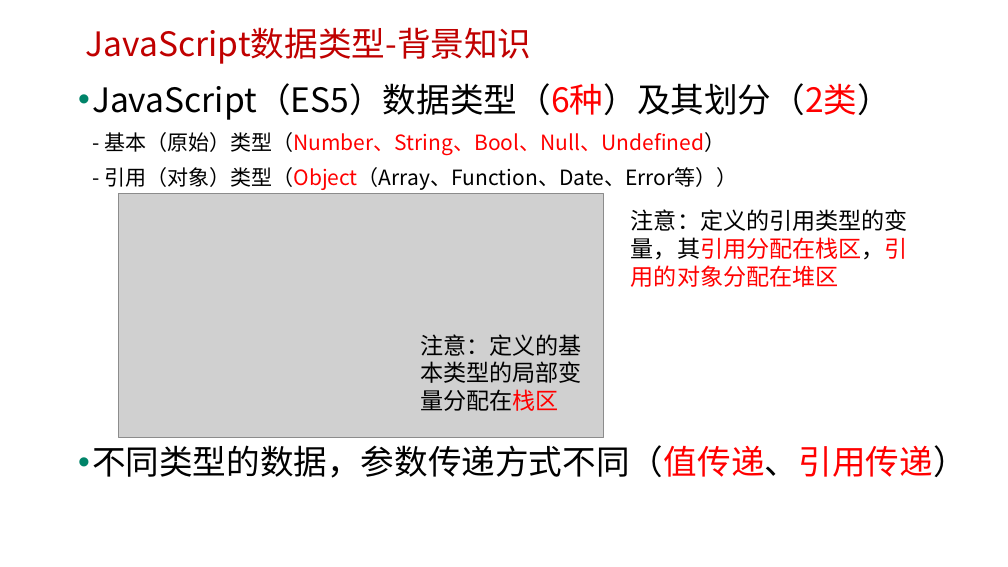
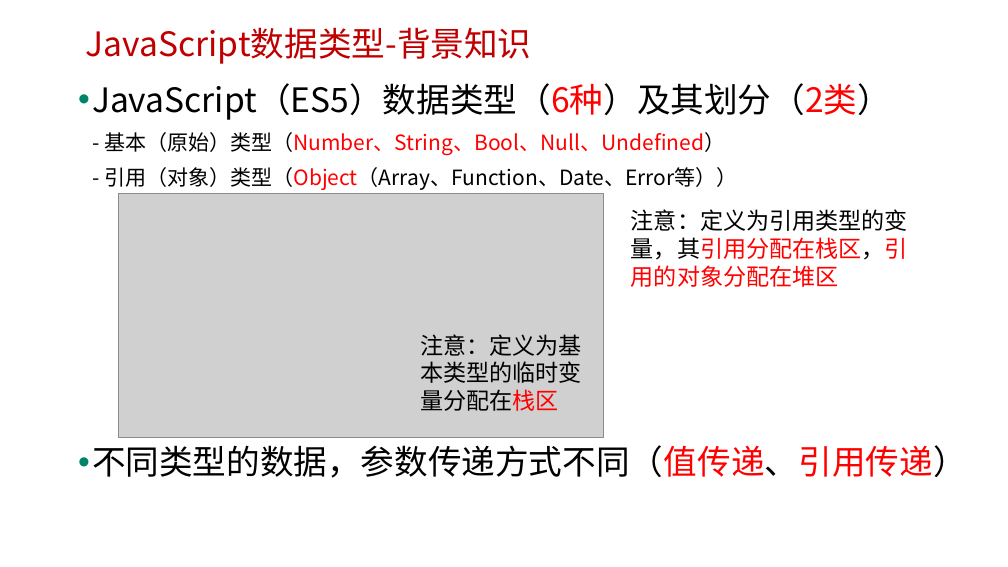
Before and after one commit to edu2act/course-javascript-advanced, a slide deck: slide 11 of 课程PPT/04.JavaScript函数进阶一（2、函数及函数参数 3、JS预解析）.pptx. Drawn at 1008x567 pixels with LibreOffice and Linux fonts; fonts in the diff are those of the drawing; grey boxes stand for pictures; background and template pictures are left out. Boxes give left, top, right and bottom in pixels: in the first picture for what was removed or moved away, otherwise in the second. Text is boxed around its words. In the diff, an @@ line names an element or a change of style, - is before the commit and + after.

```diff
--- a/课程PPT/04.JavaScript函数进阶一（2、函数及函数参数 3、JS预解析）.pptx
+++ b/课程PPT/04.JavaScript函数进阶一（2、函数及函数参数 3、JS预解析）.pptx
@@ text at [631, 209, 908, 287]: text changed @@
-注意：定义的引用类型的变量，其引用分配在栈区，引用的对象分配在堆区
+注意：定义为引用类型的变量，其引用分配在栈区，引用的对象分配在堆区
@@ text at [420, 334, 581, 411]: text changed @@
-注意：定义的基本类型的局部变量分配在栈区
+注意：定义为基本类型的临时变量分配在栈区
```
Also in this commit, not shown: 1 other slide changed, 2 other files.
